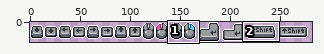
A sprite sheet gets an edit: Resources/MainScene/Hud/hud_keys.png. The first picture is a wide view before the edit; the outline marks the close-up.
Close-up. Old version:
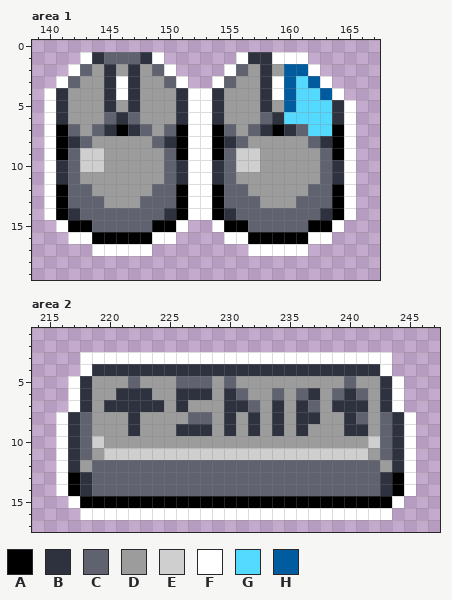
The file is 300x20 pixels. Shown: area 1: x 139..167, y 0..19; area 2: x 214..247, y 1..17. The wide view leaves out empty margins. The commit also changed other parts of the picture, which this record leaves out.
Palette (. is transparent): A #000000  B #2e323f  C #60636f  D #9c9c9c  E #cfcfcf  F #ffffff  G #55daff  H #015c9f
Pixels before, area 1, first column x 140:
 1 ...FBCCCBF......FBBFFF....
 2 ..FCDBDBDCF....FCDBDHHF...
 3 .FCDDBFBDDCF..FCDDBFHGHF..
 4 FBDDDBFBDDDBFFBDDDBFHGGHF.
 5 FBDDDBDBDDDBFFBDDDBDHGGGBF
 6 FBDDDCBCDDDBFFBDDDCBGGGGBF
 7 FACDCBABCDCAFFACDCBABCGGAF
 8 FABCDDDDDCBAFFABCDDDDDCBAF
 9 FACEEDDDDDCAFFACEEDDDDDCAF
10 FBCEEDDDDDCBFFBCEEDDDDDCBF
11 FBCDDDDDDDCBFFBCDDDDDDDCBF
12 FACCDDDDDCCAFFACCDDDDDCCAF
13 FACCCDDDCCCAFFACCCDDDCCCAF
14 FABCCCCCCCBAFFABCCCCCCCBAF
15 .FAACCCCCAAF..FAACCCCCAAF.
16 ..FFAAAAAFF....FFAAAAAFF..
17 ....FFFFF........FFFFF....
Pixels before, area 2, first column x 216:
 3 ..FFFFFFFFFFFFFFFFFFFFFFFFFF..
 4 ..FBBBBBBBBBBBBBBBBBBBBBBBBF..
 5 .FBDDDCDDDCCCDCDDDDDDDDDCDDBF.
 6 .FBDDBBBDDBBBDBCDDCDCBDCBCDBF.
 7 .FBDBBBBBDBDDDBBCDBDBCDBBBDBF.
 8 FBCDDDBDDDDCCDBDBDBDBBDDBCDCBF
 9 FBCDDDBDDDBBBDBDBDBDBDDDBBDCBF
10 FBCEDDDDDDDDDDDDDDDDDDDDDDECBF
11 FBCDEEEEEEEEEEEEEEEEEEEEEEDCBF
12 FBDCCCCCCCCCCCCCCCCCCCCCCCCDBF
13 FABCCCCCCCCCCCCCCCCCCCCCCCCBAF
14 FABCCCCCCCCCCCCCCCCCCCCCCCCBAF
15 .FAAAAAAAAAAAAAAAAAAAAAAAAAAF.
16 ..FFFFFFFFFFFFFFFFFFFFFFFFFF..
The same view after the edit:
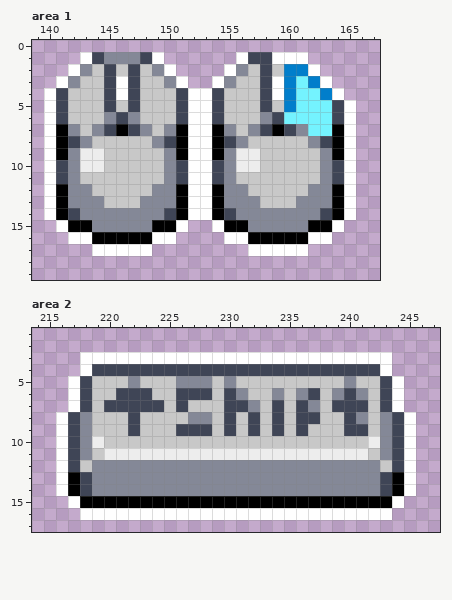
What changed:
{"colour":"B","old":"#2e323f","new":"#3f4556"}
{"colour":"C","old":"#60636f","new":"#848897"}
{"colour":"D","old":"#9c9c9c","new":"#c8c8c8"}
{"colour":"E","old":"#cfcfcf","new":"#ededed"}
{"colour":"G","old":"#55daff","new":"#74f3ff"}
{"colour":"H","old":"#015c9f","new":"#017ecb"}
{"label":"changed","picture_box":[56,52,344,232]}
{"label":"changed","picture_box":[68,364,404,496]}
